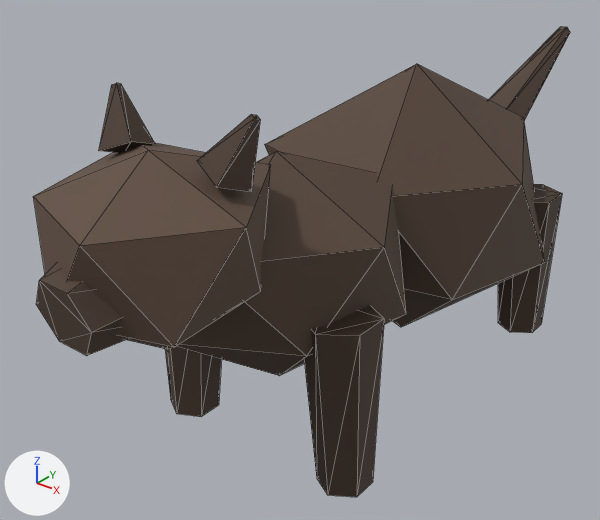
The glTF model apps/client/public/assets/creatures/vermin.glb as it was, and as the next commit left it.
Both versions are drawn from a camera (50 mm lens) standing at (0.599, -0.928, 0.7) and looking at (-0.075, -0.087, 0.178). The lights are fixed; the arrows at lower left show +X, +Y and +Z. The older version comes first. Mesh edges are drawn as thin lines. Vertices at exactly the same position are counted once.

Names of what the first picture shows: 'vermin'.
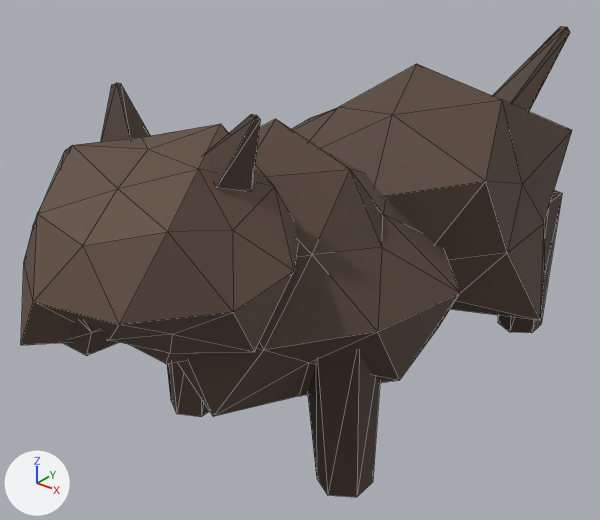
What differs and where, as boxes [x1, y1, x2, y2] in the pictures (600 x 520 px):
'vermin', reshaped: before [33, 26, 570, 497]; after [21, 26, 572, 497]
part 1 of me_vermin_001, rebuilt (17% wider, 16% taller): before [33, 143, 270, 349]; after [21, 124, 298, 363]
part 2 of me_vermin_001, rebuilt: before [177, 151, 406, 376]; after [177, 119, 460, 416]
part 3 of me_vermin_001, built on: before [265, 64, 545, 327]; after [292, 64, 572, 320]

The change, as a list of edits to the scene's bpy script:
```text
Change me_vermin_001:
    used by ob_vermin; location = (0.0, 0.0, 0.0)
    remove me_vermin_001.from_pydata(...)  # 124 vertices, 204 faces; spans x -0.201..0.174, y -0.542..0.605, z -0.001..0.486
    add me_vermin_001.from_pydata(...)  # 214 vertices, 384 faces; spans x -0.207..0.225, y -0.564..0.605, z -0.001..0.486
    me_vermin_001 part 1: the loose piece of 12 vertices spanning x -0.123..0.126, y -0.535..-0.272, z 0.218..0.444 is rebuilt with 42 vertices and now spans x -0.145..0.154, y -0.564..-0.25, z 0.199..0.457
    me_vermin_001 part 2: the loose piece of 12 vertices spanning x -0.201..0.153, y -0.404..-0.055, z 0.083..0.393 is rebuilt with 42 vertices and now spans x -0.207..0.215, y -0.406..-0.016, z 0.088..0.432
    me_vermin_001 part 3
    20 faces are deleted
    30 vertices are added at x -0.192..0.225, y -0.133..0.296, z 0.063..0.412
    80 new faces join them
```
